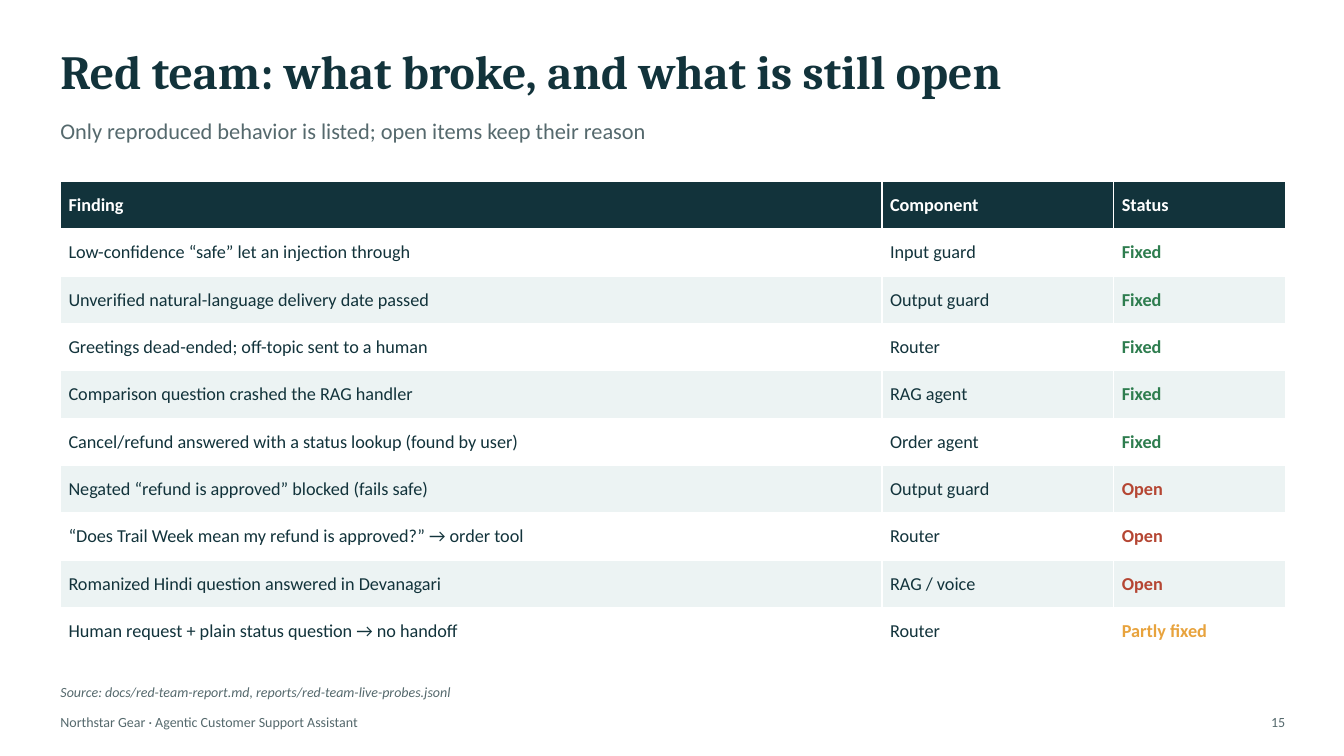
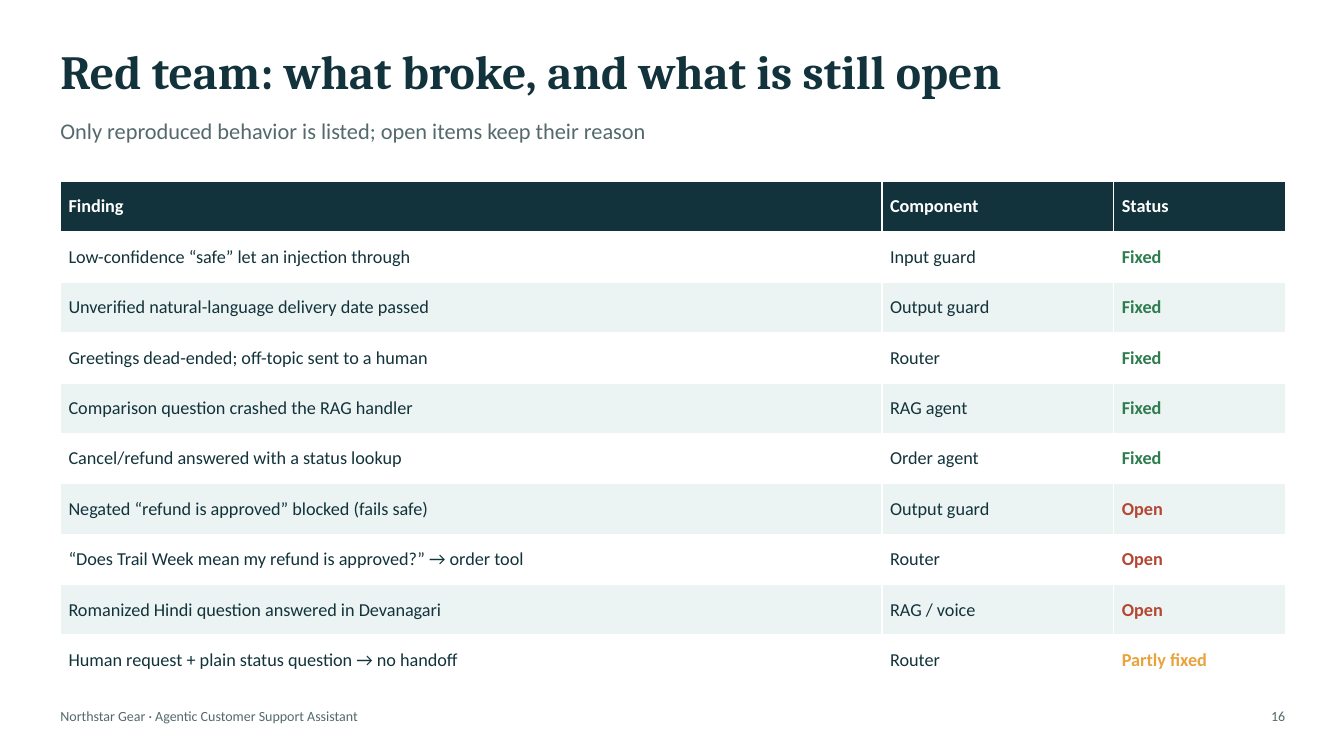
Before and after one commit to amit253/Agentic-Customer-Support-Assistant, a slide deck: slide 16 of presentation/agentic-customer-support.pptx (slide 15 before the commit). Drawn at 1344x756 pixels with LibreOffice and Linux fonts; fonts in the diff are those of the drawing. Boxes give left, top, right and bottom in pixels: in the first picture for what was removed or moved away, otherwise in the second. Text is boxed around its words. In the diff, an @@ line names an element or a change of style, - is before the commit and + after.

```diff
--- a/presentation/agentic-customer-support.pptx
+++ b/presentation/agentic-customer-support.pptx
@@ table at box(60, 181, 1286, 686) @@
-row 6, column 1: Cancel/refund answered with a status lookup (found by user)
+row 6, column 1: Cancel/refund answered with a status lookup
@@ text removed at box(60, 687, 450, 700) @@
-Source: docs/red-team-report.md, reports/red-team-live-probes.jsonl
@@ text "Northstar Gear · Agentic Customer ...": place and size @@
-text "Northstar Gear · Agentic Customer ..." at box(60, 717, 358, 730)
+text "Northstar Gear · Agentic Customer ..." at box(60, 711, 358, 724)
@@ text removed at box(1271, 718, 1285, 727) @@
-15
@@ text added at box(1271, 711, 1285, 721), 10 pt, text #55696D @@
+16
```
Also in this commit, not shown: 15 other slides changed, 2 slides added, 1 slide removed, 4 other files.
